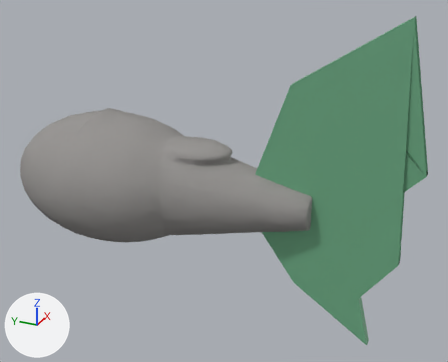
The glTF model godot/assets/models/creatures/rockyshark/tail.glb, before and after one commit.
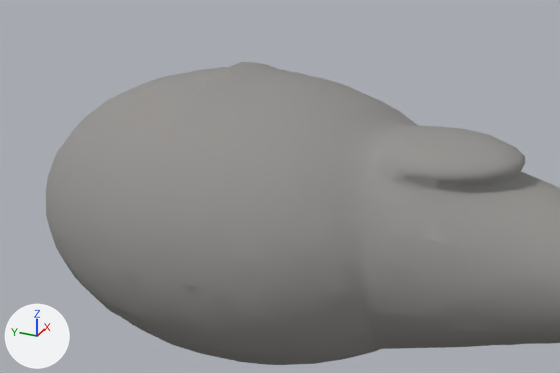
There are two pictures of each version: one whole from a 50 mm lens placed at (-1.965, -1.306, 1.05), pointed at (0.014, -0.416, 0.06), one close up on the part from 0% to 55% of the width and 22% to 68% of the height. Arrows for +X, +Y and +Z are at lower left; the lights stay in place. The older version's two pictures come first. Where no turn or scale is listed for an object, it has been applied to the vertices.

Script lines for the objects in view, before the commit:
```python
mat_glow = principled_material('Glow')
mat_glow.base_color = (0.12, 0.85, 0.25)  # green #61ed89
mat_glow.roughness = 0.35
mat_glow.emission_color = (0.141, 1.0, 0.294)  # green #69ff94
mat_glow.emission_strength = 2.125
me_tail = bpy.data.meshes.new('Tail')
me_tail.from_pydata(...)  # 1701 vertices, 3398 faces; spans x -0.3..0.3, y -0.776..0.5, z -0.273..0.274
me_tail.materials.append(mat_rock)  # grey #959390
ob_tail = bpy.data.objects.new('Tail', me_tail)
ob_tail.location = (0.0, 0.0, 0.0)
```
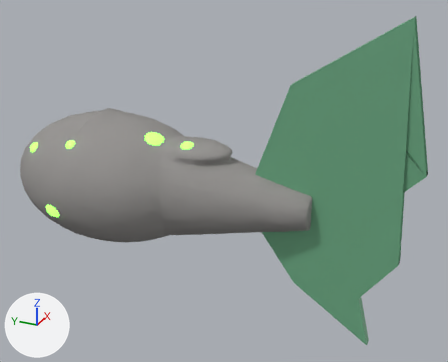
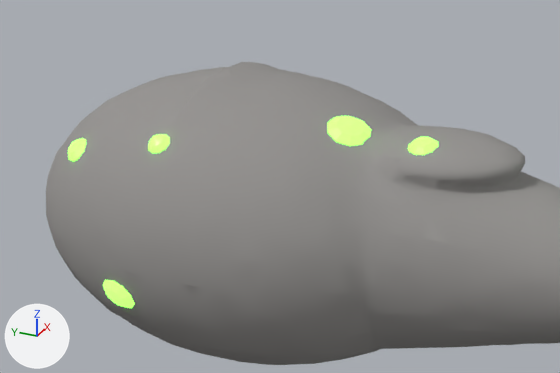
Changed parts and their boxes (x1, y1, x2, y2) in the close-ups (560 x 373 px):
'PoreT4', added (green)
    after: (327, 116, 371, 146)
'PoreT5', added (green)
    after: (103, 280, 135, 308)
'PoreT2', added (green)
    after: (408, 137, 439, 155)
'PoreT3', added
    after: (148, 134, 170, 153)
'PoreT1', added
    after: (68, 138, 86, 162)

Diff of the bpy script that builds the scene:
```diff
--- a/godot/assets/models/creatures/rockyshark/tail.glb.py
+++ b/godot/assets/models/creatures/rockyshark/tail.glb.py
@@ mat_glow @@
 mat_glow = principled_material('Glow')
-mat_glow.base_color = (0.12, 0.85, 0.25)  # green #61ed89
+mat_glow.base_color = (0.22, 1.0, 0.08)  # green #81ff50
 mat_glow.roughness = 0.35
-mat_glow.emission_color = (0.141, 1.0, 0.294)  # green #69ff94
+mat_glow.emission_color = (0.22, 1.0, 0.08)  # green #81ff50
 mat_glow.emission_strength = 2.125
@@ me_poret5 @@
+me_poret5.from_pydata(...)  # 42 vertices, 80 faces; spans x -0.0211..0.0211, y -0.0374..0.0374, z -0.0304..0.0304
+me_poret5.materials.append(mat_glow)  # green #81ff50, glowing green #81ff50
@@ me_poret4 @@
+me_poret4.from_pydata(...)  # 42 vertices, 80 faces; spans x -0.0403..0.0403, y -0.0369..0.0369, z -0.0228..0.0228
+me_poret4.materials.append(mat_glow)  # green #81ff50, glowing green #81ff50
@@ me_poret3 @@
+me_poret3.from_pydata(...)  # 42 vertices, 80 faces; spans x -0.0198..0.0198, y -0.0217..0.0217, z -0.0188..0.0188
+me_poret3.materials.append(mat_glow)  # green #81ff50, glowing green #81ff50
@@ me_poret2 @@
+me_poret2.from_pydata(...)  # 42 vertices, 80 faces; spans x -0.0264..0.0264, y -0.0263..0.0263, z -0.0172..0.0172
+me_poret2.materials.append(mat_glow)  # green #81ff50, glowing green #81ff50
@@ me_poret1 @@
+me_poret1.from_pydata(...)  # 42 vertices, 80 faces; spans x -0.0254..0.0254, y -0.0279..0.0279, z -0.0202..0.0202
+me_poret1.materials.append(mat_glow)  # green #81ff50, glowing green #81ff50
@@ ob_poret5 @@
+ob_poret5 = bpy.data.objects.new('PoreT5', me_poret5)
+ob_poret5.location = (-0.274, 0.182, -0.058)
@@ ob_poret4 @@
+ob_poret4 = bpy.data.objects.new('PoreT4', me_poret4)
+ob_poret4.location = (-0.046, -0.151, 0.208)
@@ ob_poret3 @@
+ob_poret3 = bpy.data.objects.new('PoreT3', me_poret3)
+ob_poret3.location = (-0.189, 0.132, 0.191)
@@ ob_poret2 @@
+ob_poret2 = bpy.data.objects.new('PoreT2', me_poret2)
+ob_poret2.location = (-0.043, -0.291, 0.201)
@@ ob_poret1 @@
+ob_poret1 = bpy.data.objects.new('PoreT1', me_poret1)
+ob_poret1.location = (-0.166, 0.328, 0.141)
```
